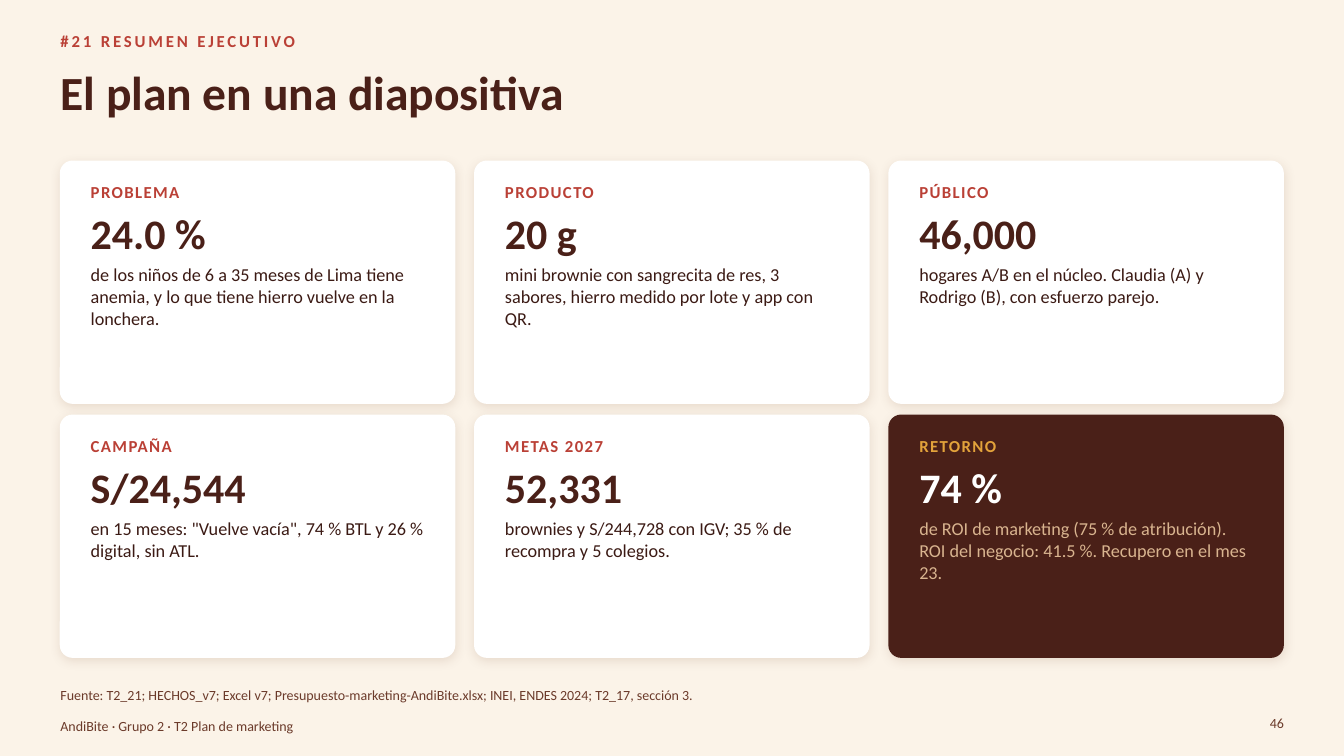
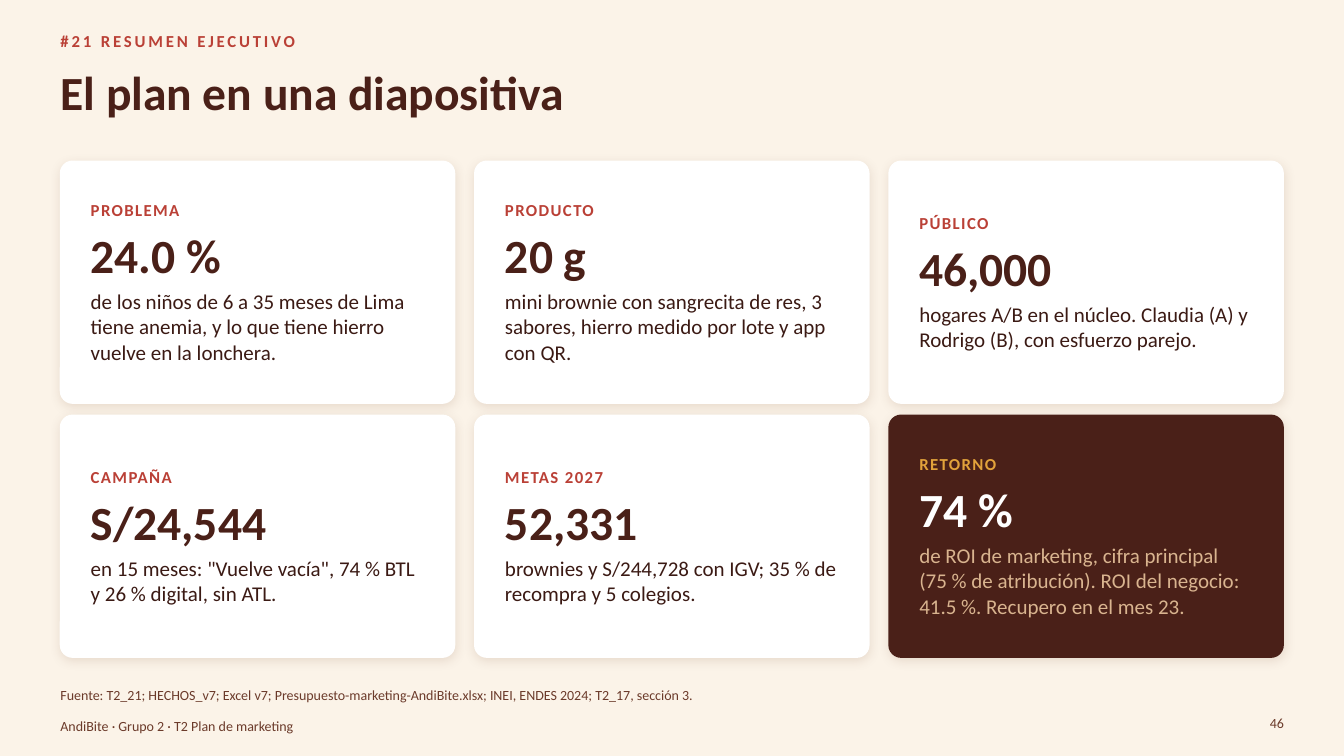
Before and after one commit to Darknow-web/Desarrollo-y-lanzamiento-de-producto-y-marca, a slide deck: slide 46 of 04-reformulacion/T2/T2_22_Plan-de-marketing-AndiBite.pptx. Drawn at 1344x756 pixels with LibreOffice and Linux fonts; fonts in the diff are those of the drawing; background and template pictures are left out. Boxes give left, top, right and bottom in pixels: in the first picture for what was removed or moved away, otherwise in the second. Text is boxed around its words. In the diff, an @@ line names an element or a change of style, - is before the commit and + after.

```diff
--- a/04-reformulacion/T2/T2_22_Plan-de-marketing-AndiBite.pptx
+++ b/04-reformulacion/T2/T2_22_Plan-de-marketing-AndiBite.pptx
@@ text at bbox=[91, 241, 404, 360]: size 30 to 34 pt in "24.0 %"; size 13 to 15 pt in "de los niños de 6 a 35 ..." @@
@@ text at bbox=[505, 241, 825, 363]: size 30 to 34 pt in "20 g"; size 13 to 15 pt in "mini brownie con sangrecita de res, 3 ..." @@
@@ text at bbox=[919, 253, 1247, 351]: size 30 to 34 pt in "46,000"; size 13 to 15 pt in "hogares A/B en el núcleo. Claudia (A) ..." @@
@@ vertical alignment top to middle in 6 elements at bbox=[91, 205, 404, 360], bbox=[505, 205, 825, 363], bbox=[919, 216, 1247, 351], bbox=[91, 470, 415, 605], bbox=[505, 472, 836, 605], bbox=[919, 459, 1240, 618] @@
@@ text at bbox=[91, 506, 415, 605]: size 30 to 34 pt in "S/24,544"; size 13 to 15 pt in "en 15 meses: "Vuelve vacía", 74 % ..." @@
@@ text at bbox=[505, 508, 836, 605]: size 30 to 34 pt in "52,331"; size 13 to 15 pt in "brownies y S/244,728 con IGV; 35 % ..." @@
@@ text at bbox=[919, 496, 967, 527]: size 30 to 34 pt in "74 %" @@
@@ text at bbox=[919, 548, 1240, 618]: text changed; size 13 to 15 pt @@
-de ROI de marketing (75 % de atribución). ROI del negocio: 41.5 %. Recupero en el mes 23.
+de ROI de marketing, cifra principal (75 % de atribución). ROI del negocio: 41.5 %. Recupero en el mes 23.
```
Also in this commit, not shown: 10 other slides changed, 2 slides added, 2 slides removed, 3 other files.
